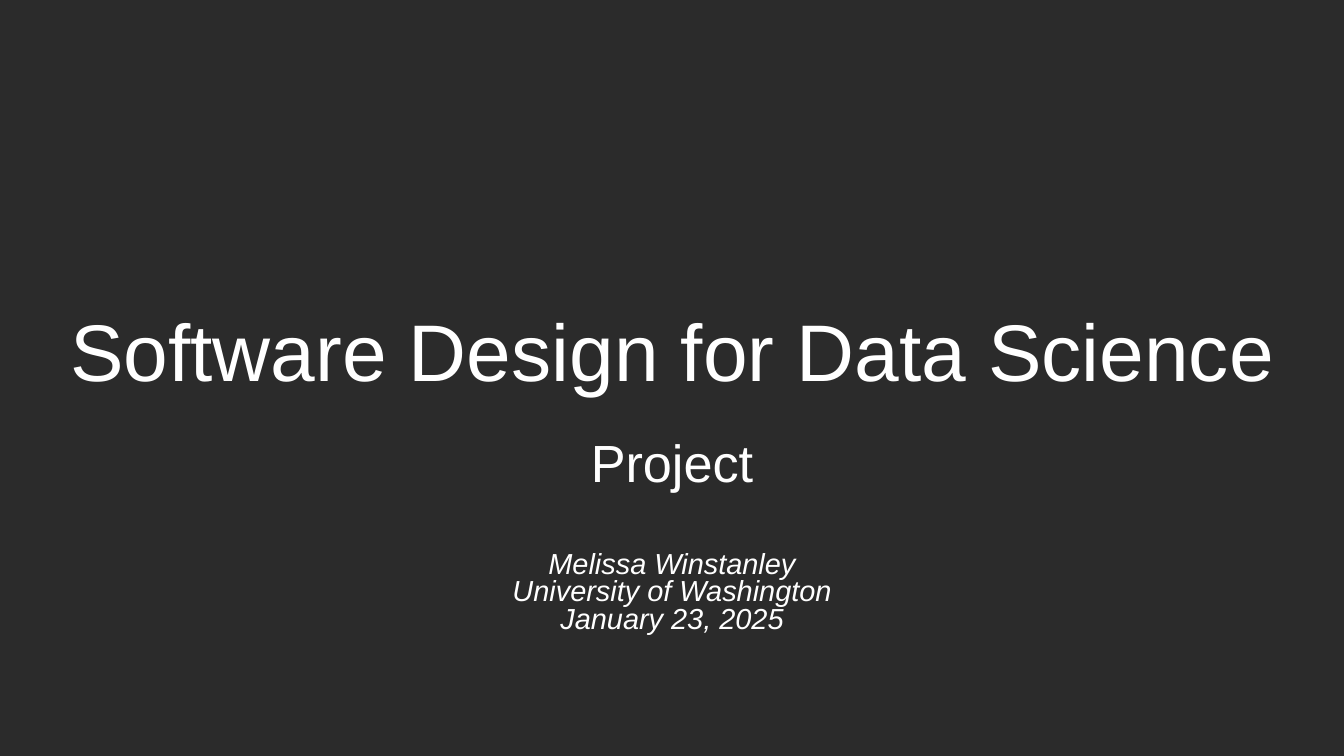
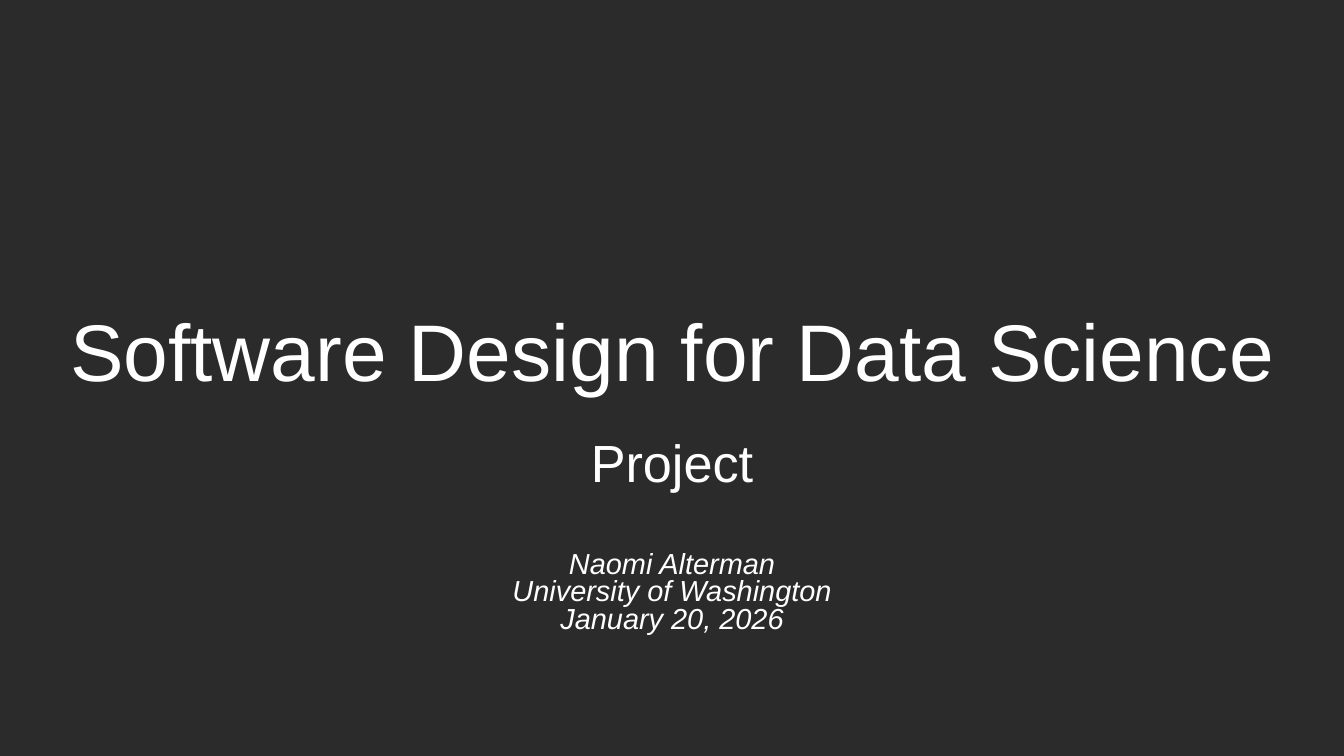
Before and after one commit to UWDATA515/lecture-materials, a slide deck: slide 1 of 03/04__Project.pptx. Drawn at 1344x756 pixels with LibreOffice and Linux fonts; fonts in the diff are those of the drawing; background and template pictures are left out; a plain dark background stands for a picture behind light text. Boxes give left, top, right and bottom in pixels: in the first picture for what was removed or moved away, otherwise in the second. Text is boxed around its words. In the diff, an @@ line names an element or a change of style, - is before the commit and + after.

```diff
--- a/03/04__Project.pptx
+++ b/03/04__Project.pptx
@@ subtitle at bbox=[569, 553, 775, 575]: text changed @@
-Melissa Winstanley
+Naomi Alterman
@@ subtitle at bbox=[560, 609, 783, 635]: text changed @@
-January 23, 2025
+January 20, 2026
```
Also in this commit, not shown: 11 other files.
